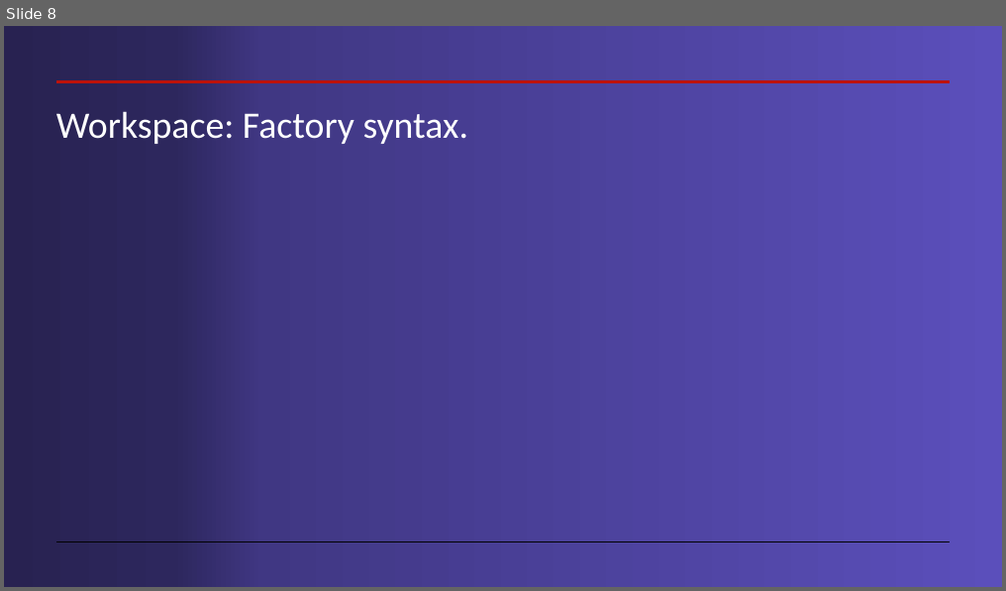
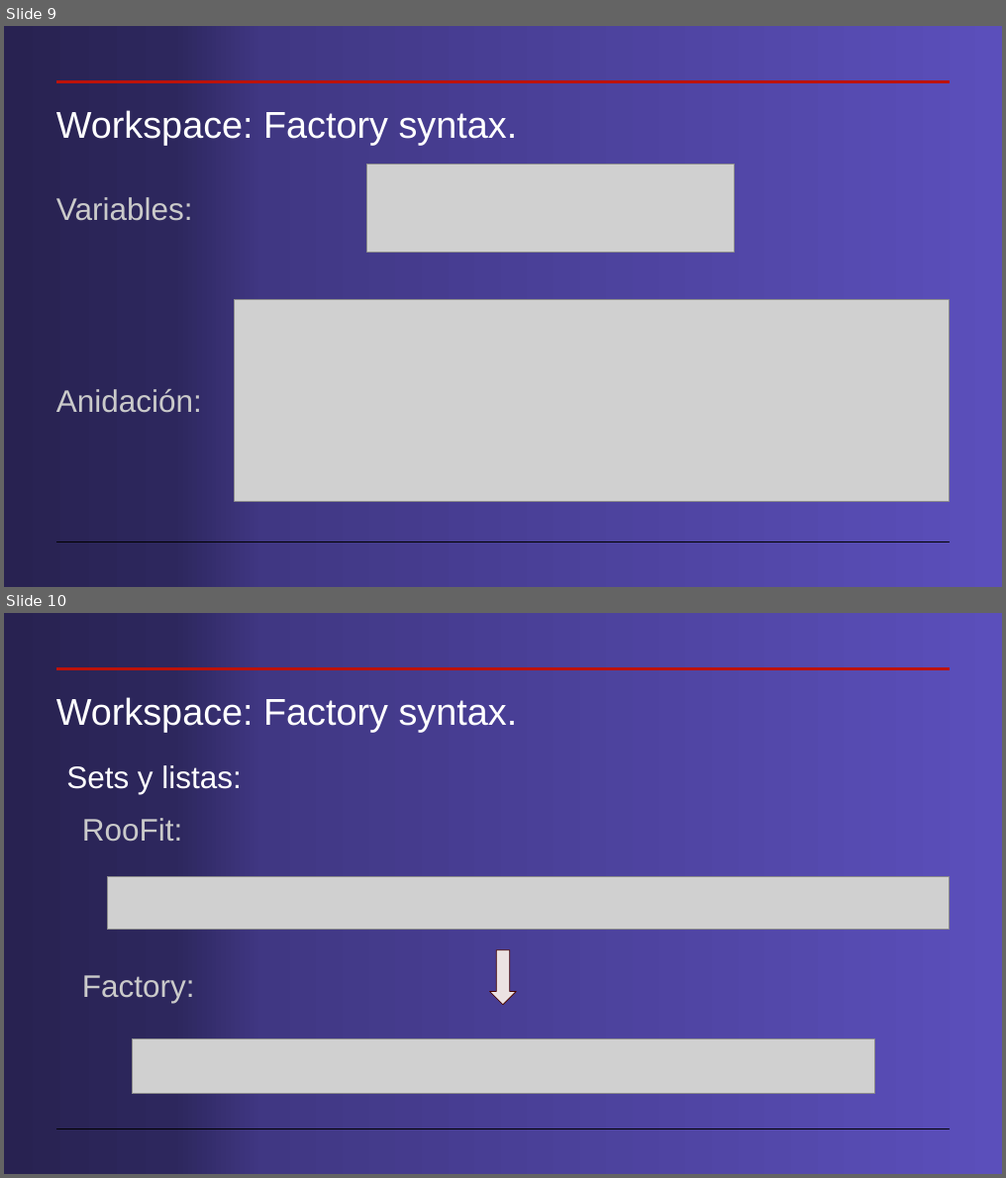
Before and after one commit to cdavidgutierrez/ProyectoFinal_CERN_ROOT, a slide deck: Workspaces en root.pptx. Shown one above the other, each under a label of ours: slide 8 before the commit, slides 9 and 10 after it. The pictures are 1006x591 and 1006x1178 pixels, drawn with LibreOffice and Linux fonts; fonts in the diff are those of the drawing; grey boxes stand for pictures. Boxes give left, top, right and bottom in pixels: in the first picture for what was removed or moved away, otherwise in the second. Text is boxed around its words. In the diff, an @@ line names an element or a change of style, - is before the commit and + after.

```diff
--- a/Workspaces en root.pptx
+++ b/Workspaces en root.pptx
@@ slide 10 added at box(4, 613, 1002, 1174), background gradient #5B4FBB to #403783 to #2D275D to #282251; not listed: 2 template elements that a slide beside it also shows @@
@@ title added at box(56, 697, 518, 732), 36 pt, text #FFFFFF @@
+Workspace: Factory syntax.
@@ text added at box(66, 765, 241, 794), 30 pt, text #FFFFFF @@
+Sets y listas:
@@ text added at box(82, 818, 182, 842), 30 pt, text #CACACA @@
+RooFit:
@@ picture added at box(107, 876, 948, 930) @@
@@ down arrow added at box(490, 951, 516, 1005), fill #EBE2E2, outline #470401 0.75 pt @@
@@ text added at box(82, 975, 195, 1003), 30 pt, text #CACACA @@
+Factory:
@@ picture added at box(132, 1040, 874, 1094) @@
@@ what was slide 8 is now slide 9 @@
@@ slide 9 changed as well @@
@@ title "Workspace: Factory syntax." at box(56, 110, 518, 145): font Calibri to Arial @@
@@ picture added at box(367, 164, 734, 252) @@
@@ text added at box(56, 197, 193, 221), 30 pt, text #CACACA @@
+Variables:
@@ picture added at box(235, 300, 949, 502) @@
@@ text added at box(56, 389, 202, 413), 30 pt, text #CACACA @@
+Anidación:
```
Also in this commit, not shown: 13 other slides changed, 1 other slide added.
